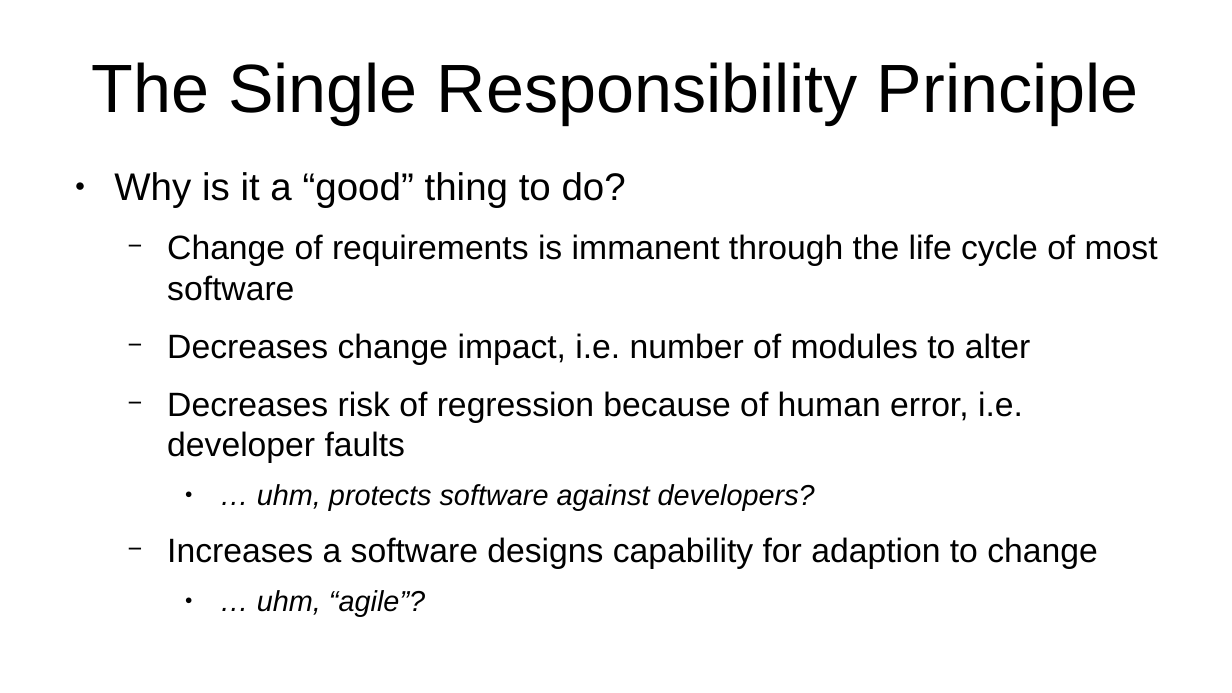
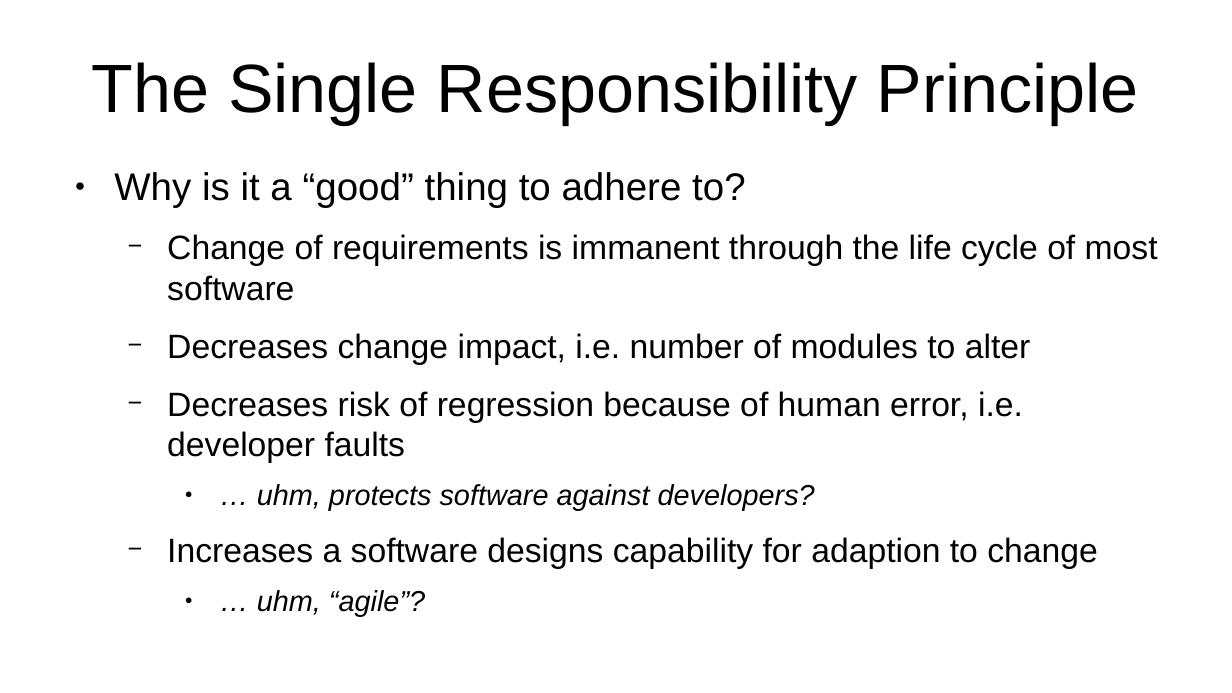
Before and after one commit to maxmeffert/SOLID, a slide deck: slide 3 of TheSofSOLID/TheSofSOLID.odp. Drawn at 1232x693 pixels with LibreOffice and Linux fonts; fonts in the diff are those of the drawing. Boxes give left, top, right and bottom in pixels: in the first picture for what was removed or moved away, otherwise in the second. Text is boxed around its words. In the diff, an @@ line names an element or a change of style, - is before the commit and + after.

```diff
--- a/TheSofSOLID/TheSofSOLID.odp
+++ b/TheSofSOLID/TheSofSOLID.odp
@@ text at (114,172,746,208): text changed @@
-● Why is it a “good” thing to do?
+● Why is it a “good” thing to adhere to?
```
Also in this commit, not shown: 1 other slide changed, 1 other file.
